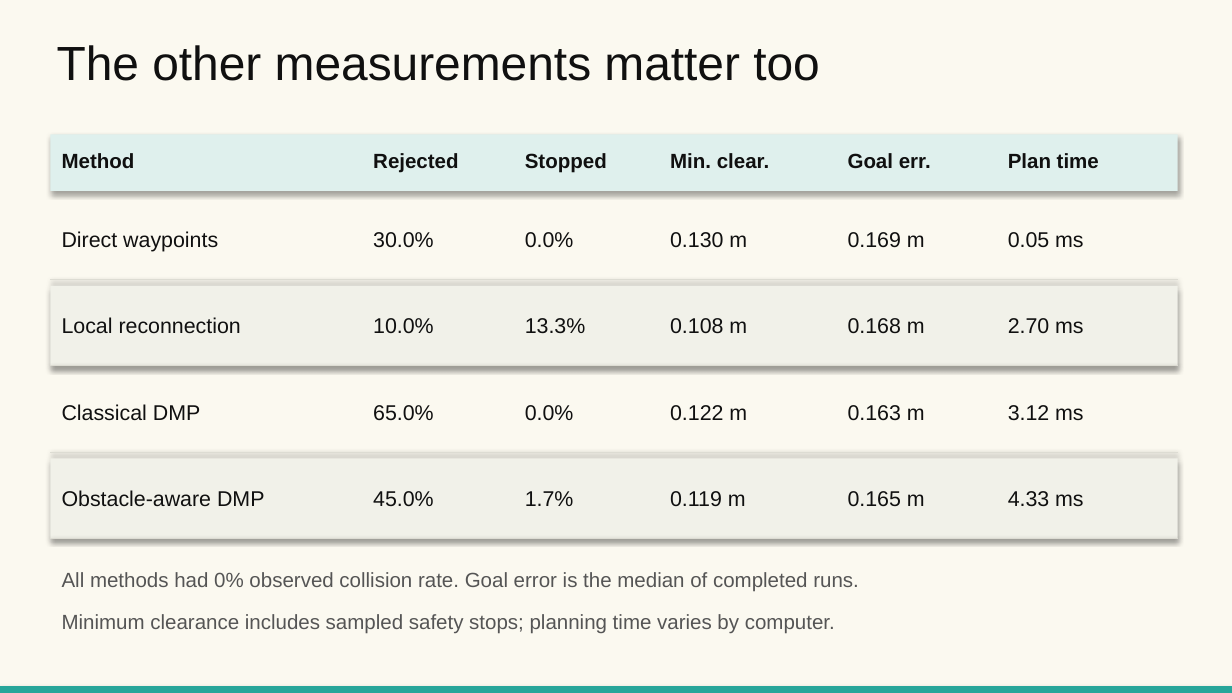
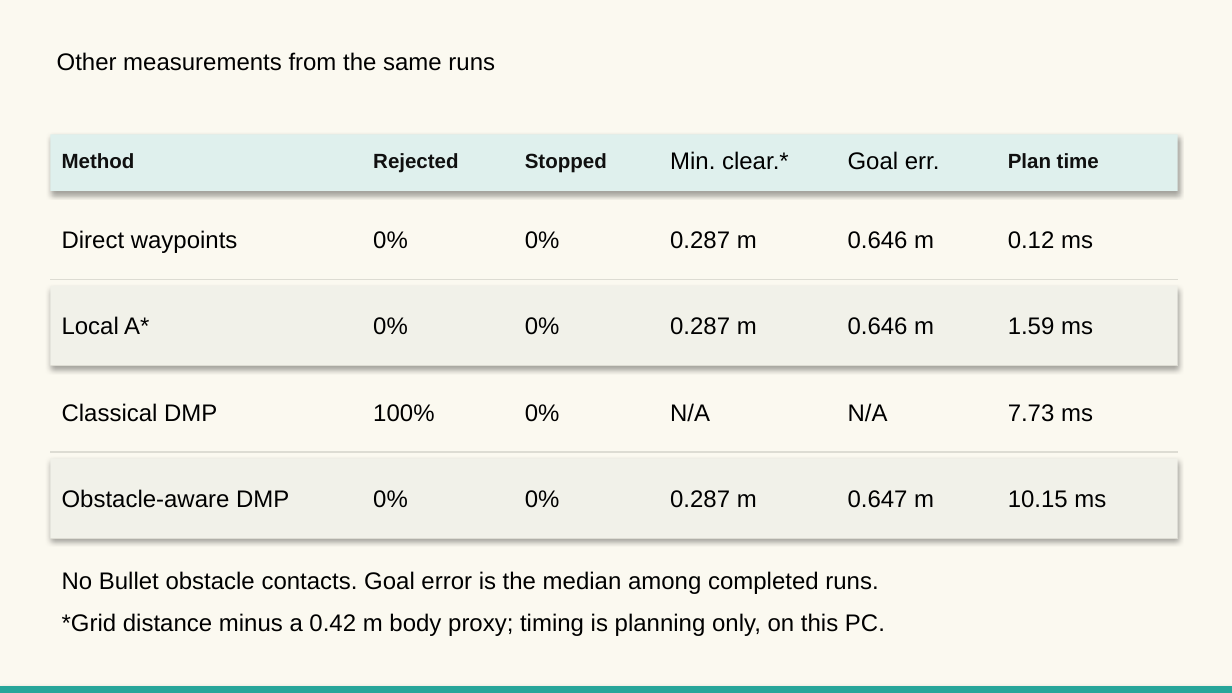
Before and after one commit to ayushkaulgud/teach-repeat-rover-navigation, a slide deck: slide 8 of docs/Teach_and_Repeat_Project_Update_Oct_7_2026.pptx (slide 6 before the commit). Drawn at 1232x693 pixels with LibreOffice and Linux fonts; fonts in the diff are those of the drawing. Boxes give left, top, right and bottom in pixels: in the first picture for what was removed or moved away, otherwise in the second. Text is boxed around its words. In the diff, an @@ line names an element or a change of style, - is before the commit and + after.

```diff
--- a/docs/Teach_and_Repeat_Project_Update_Oct_7_2026.pptx
+++ b/docs/Teach_and_Repeat_Project_Update_Oct_7_2026.pptx
@@ text at [57, 52, 495, 71]: text changed; size 28 to 14 pt; text colour #101010 to #000000 @@
-The other measurements matter too
+Other measurements from the same runs
@@ text "Goal err." at [848, 151, 940, 170]: size 12 to 14 pt, text colour #101010 to #000000, bold off @@
@@ text at [670, 151, 789, 170]: text changed; size 12 to 14 pt; text colour #101010 to #000000; bold off @@
-Min. clear.
+Min. clear.*
@@ text at [373, 231, 408, 249]: text changed; size 12.5 to 14 pt; text colour #101010 to #000000 @@
-30.0%
+0%
@@ text at [525, 231, 560, 249]: text changed; size 12.5 to 14 pt; text colour #101010 to #000000 @@
-0.0%
+0%
@@ text at [670, 231, 757, 249]: text changed; size 12.5 to 14 pt; text colour #101010 to #000000 @@
-0.130 m
+0.287 m
@@ text at [848, 231, 934, 249]: text changed; size 12.5 to 14 pt; text colour #101010 to #000000 @@
-0.169 m
+0.646 m
@@ text at [1008, 231, 1093, 249]: text changed; size 12.5 to 14 pt; text colour #101010 to #000000 @@
-0.05 ms
+0.12 ms
@@ line (51, 280) - (1178, 280): stroke #DDDCD3 0.5 pt to #DDDCD3 0.75 pt @@
@@ text at [62, 316, 149, 335]: text changed; size 12.5 to 14 pt; text colour #101010 to #000000 @@
-Local reconnection
+Local A*
@@ text at [373, 317, 408, 335]: text changed; size 12.5 to 14 pt; text colour #101010 to #000000 @@
-10.0%
+0%
@@ text at [525, 317, 560, 335]: text changed; size 12.5 to 14 pt; text colour #101010 to #000000 @@
-65.0%
+0%
@@ text removed at [525, 318, 586, 334] @@
-13.3%
@@ text at [670, 317, 757, 335]: text changed; size 12.5 to 14 pt; text colour #101010 to #000000 @@
-0.108 m
+0.287 m
@@ text at [848, 317, 934, 335]: text changed; size 12.5 to 14 pt; text colour #101010 to #000000 @@
-0.168 m
+0.646 m
@@ text at [1008, 317, 1093, 335]: text changed; size 12.5 to 14 pt; text colour #101010 to #000000 @@
-2.70 ms
+1.59 ms
@@ text added at [373, 404, 434, 422], 14 pt, text #000000 @@
+100%
@@ text at [525, 404, 560, 422]: text changed; size 12.5 to 14 pt; text colour #101010 to #000000 @@
-0.0%
+0%
@@ text at [670, 403, 710, 422]: text changed; size 12.5 to 14 pt; text colour #101010 to #000000 @@
-0.122 m
+N/A
@@ text at [848, 403, 888, 422]: text changed; size 12.5 to 14 pt; text colour #101010 to #000000 @@
-0.163 m
+N/A
@@ text at [1008, 404, 1093, 422]: text changed; size 12.5 to 14 pt; text colour #101010 to #000000 @@
-3.12 ms
+7.73 ms
@@ line (51, 452) - (1178, 452): stroke #DDDCD3 0.5 pt to #DDDCD3 0.75 pt @@
@@ size 12.5 to 14 pt, text colour #101010 to #000000 in 3 elements at [62, 230, 238, 253], [62, 403, 217, 422], [62, 489, 289, 508] @@
@@ text at [373, 490, 408, 508]: text changed; size 12.5 to 14 pt; text colour #101010 to #000000 @@
-45.0%
+0%
@@ text at [525, 490, 560, 508]: text changed; size 12.5 to 14 pt; text colour #101010 to #000000 @@
-1.7%
+0%
@@ text at [670, 490, 757, 508]: text changed; size 12.5 to 14 pt; text colour #101010 to #000000 @@
-0.119 m
+0.287 m
@@ text at [848, 490, 934, 508]: text changed; size 12.5 to 14 pt; text colour #101010 to #000000 @@
-0.165 m
+0.647 m
@@ text at [1008, 490, 1106, 508]: text changed; size 12.5 to 14 pt; text colour #101010 to #000000 @@
-4.33 ms
+10.15 ms
@@ line (51, 538) - (1178, 538): stroke #DDDCD3 0.5 pt to #DDDCD3 0.75 pt @@
@@ text at [62, 571, 878, 594]: text changed; size 12 to 14 pt; text colour #555555 to #000000 @@
-All methods had 0% observed collision rate. Goal error is the median of completed runs.
+No Bullet obstacle contacts. Goal error is the median among completed runs.
@@ text at [62, 613, 885, 636]: text changed; size 12 to 14 pt; text colour #555555 to #000000 @@
-Minimum clearance includes sampled safety stops; planning time varies by computer.
+*Grid distance minus a 0.42 m body proxy; timing is planning only, on this PC.
```
Also in this commit, not shown: 6 other slides changed, 4 slides added, 2 slides removed, 25 other files.
